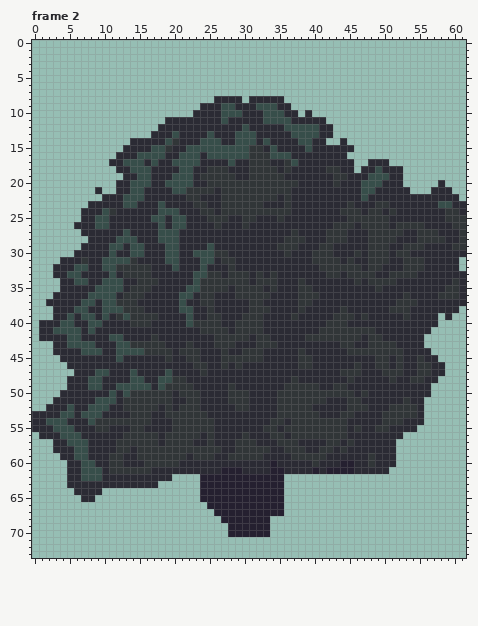
Pixel-art file -- resources/asesprite/Tree Oak Render.aseprite. The picture above was drawn from the file before the commit.
62x74 pixels, 6 frames. Pixels under 10% opacity are left out. Colours within 5 levels of each other are drawn and written as one. Shown: frame 2. The commit also changed other frames, which this record leaves out.
After:
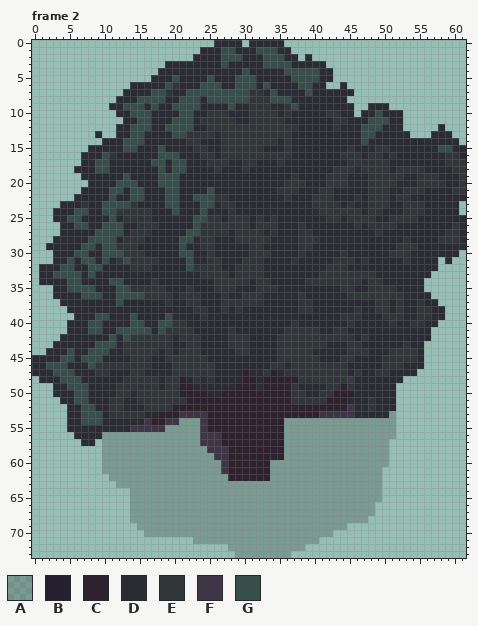
Palette (. is transparent): A #00000030  B #252030  C #2e222f  D #2b2b34  E #313638  F #3e3546  G #374e4a
The edit:
layer "Flattened" added
layer "Bottom" removed
Changed rows in their new state; - is an unchanged pixel.
Frame 2:
first column x 0:
 0 --------------------------DDDD-DDDDD--------------------------
 1 ------------------------DDDGGDDDGGGDD-------------------------
 2 -----------------------DDDDGGGDDDGGGDD-D----------------------
 3 -------------------DDDDDDDDGDDDDDGGGGDDDDD--------------------
 4 ------------------DDDDDDDDDDDDGDDDDDGGGGGDD-------------------
 5 -----------------DDDGDDDDGDDDGGGDDDDDGGGGDD-------------------
 6 --------------DDDDDGEDDDGGGDDGGGDGDDDDGGDD--D-----------------
 7 -------------DDDDGGEDDGGGGGGGGGEEDGDDDDGDDDDDD----------------
 8 ------------DDDGGGGDDGGGDGGGGGGEEEGGGDDDDDDDD-----------------
 9 -----------DDGGGDGDDGGGG---D---EEED-EGDDDDDDDD--DDD-----------
10 ------------DDGGGDDDDGG--EEEDD-EEEEDE-D-DDEEDD-DDGDDD---------
11 -------------DDGGDD-GGG-EEEEE--EEEEED-----DEEDDDGGGDD---------
12 ------------DDGGGD-GGGG--EEEEEEEEEEEEEDDD--EDDDGGGDDD-----D---
13 ---------D--DDGGD----GEEEE-EEEEEEEEEEDDDD--DDDDGGDDDDD---DDD--
14 ----------DDDGGG---DD-EEDDDEEEEEEEE-E-DD--DD-DDGDDDDDDDDDDDDD-
15 --------DDDDDGG--D-D--DEEDDEEEE---D-E--D-----EDDDEEDDDDDDDGGDD
16 -------DDDGE---DDD-GGDDDEEDEEEE---EEE-------EEEDEEDEDDDDDDDEED
17 -------DDGG--DDD--G---DD-EEED-E-DD-EDD-------EEEEEEDDDDDDDDEEE
18 ------DDDGGD--DDD-G-G-D--D-D--EDDDD-D-----D-EEDEEEE-EEEEDDDDEE
19 -------DDDDDDG-DD-GG-DD-DDDDD--DDDDD-E----E-----EEEEEDDEEEDDDE
20 --------DDDDGG-DD-G--DD--DDDDDDDDDDD--E---E-E--DEEEE-DDEEEEDDE
21 -------DD-DGG------G-DDDDG-DDDDDDDD--E---EE----DEEE--EEED---EE
22 ------DDDD-G-D-----GG-DGGGE-DDDDDDD-----EEE---EDEEE-EE-------D
23 ----DDDE--GGG-E---DGG--DGG---DDDD---D---EEEE----E----EEE--DD-.
24 ---DDDGG---GEEEEE-DD----GD-D-DDDDDDDD----EEE-------D-EEE---DD.
25 ---DDGG--DDG-EEEEDD-DD-GG--DEE-DE-ED------EE-----DDEEEE----DDD
26 ----DDGG-D-GG--EEED-DD-GEE-EEE--EEE---E----DDDED---EDDDD-----D
27 ----DDD--GGGGDEEE-DDD-GGEEEE-EEEE-E--DEE--DDD---D-DDD--DDD-EED
28 ---DDDDDGGGGDEEE--DDDGG-EE---EEEEE--DD-EE-DDD---DDDD-E-DDD-EED
29 --DDDDDGG-G-EEED---DDG--EE-----EE--DDDEE-DD-----DDD-E--D----DD
30 ---DDDGG--G-GEEE---DDGGDDEDD---EEE--D-E-DDD-E-D-DDDE---------.
31 ---D-G-GG--DE--EEE-DD-G-DEEDD-EEE----E--DDD-E--EDDD---DD--.-.-
32 -DD-GGDDGGDDDD------D-GEEEE-DEEEE--------D---DD-DD---DDD--...-
33 -DDGG---G--D-DDDD------DE--ED--E--D------E--E------DDDD--.....
34 -DDD-G-D--D----DD------DDD--------D---DEEEEEEE----DD----......
35 ---D-GGGGDDD-G---EE---EDDD--EDDD-E----DD----EE--E-EE----......
36 -------G--DDGGGGEEEE-EEEDD-E-D---D-----DD----EEEEEEEED---.....
37 --..---DD-DDGDD----E-DEEDD-EEEE------------------EE--DDE--....
38 ---..-DD--DDDDDD-----DDEED-E-E-DDD-----E----D-E--EED-D-EE--..-
39 ---...-DDG--DDGDDD-G--D-EDD---DDD----D-----D--ED--EEED-EE-D.--
40 -....D--------GGD-GGEEDDDDD--DDDD----E----DDDE-----E--EE------
41 -....DD--G--GGGGG-GEEEE-DDDDEDDDD---EEEEEDD--DDDD-------------
42 -...-DD-----DGEEE-EE-EEE--DD----DD-EEEE-------DEDD------D-----
43 -----DDDDGGGDE-----E---E--DD-EE-DDDEEEEEEE--D-E-DDDD-E--------
44 --D--G-D--G-DEEE--D--------D-E-DD--EEE-E--------DDD--EE-.-----
45 DDDDGG-GGG--D-EEE---EE--E--DDDDDD--EEE--E---EE---D-E-EED..----
46 DDGGG---GEEEEEEEE---EEE--E-D-D----EE-E--EEEEE-D--D-E---D...---
47 DDDGGG---EE---EE---DEEEE-E----C--EC-EEEEEEEE-D---E-DD--....---
48 -DDDGGG-DD---EEEEEDE-C-E-E----CC-CCCCCEEEEEEEF-----D-.....----
49 ---DDGGGDD--EEEEEED--CC-----DCCC-CCCC-DDD-E-CE------.....-----
50 ---D--GG---DEED-----ECCCC--CCCCCCCCCC--DD--CCC-D----.....-----
51 ---.--GG-DDEEDD-----EECCCCCCCCCCCCCCC-----CCCDD-E---....------
52 --...D-G-DDEEDDD--E-CCCCCCCCCCCCCCCCCCCCCCCCCFDDE--D....------
53 .....D-----EEE--D-CCCFFFFCCCCCCCCCCCCCCCCFFFFF----DA....------
54 .....--G-GDDDDDDFCCFFAAAFCCCCCCCCCCCAAAAAAAAAAAAAAAA....------
55 .....D---DD---FFFFFAAAAAFCCCCCCCCCCCAAAAAAAAAAAAAAAA...-------
56 -.....D---AAAAAAAAAAAAAAFFFCCCCCCCCCAAAAAAAAAAAAAAAA.---------
57 ---....D-.AAAAAAAAAAAAAAFFFCCCCCCCCCAAAAAAAAAAAAAAA.----------
58 ---.......AAAAAAAAAAAAAAAFFFCCCCCCCCAAAAAAAAAAAAAAA.----------
59 ----......AAAAAAAAAAAAAAAAFFCCCCCCCCAAAAAAAAAAAAAAA.----------
60 -----.....AAAAAAAAAAAAAAAAAFCCCCCCAAAAAAAAAAAAAAAAA.----------
61 -----.....AAAAAAAAAAAAAAAAAFCCCCCCAAAAAAAAAAAAAAAA.-----------
62 -----......AAAAAAAAAAAAAAAAACCCCCCAAAAAAAAAAAAAAAA------------
63 -----.......AAAAAAAAAAAAAAAAAAAAAAAAAAAAAAAAAAAAAA------------
64 ------....----AAAAAAAAAAAAAAAAAAAAAAAAAAAAAAAAAAAA------------
65 -------..-----AAAAAAAAAAAAAAAAAAAAAAAAAAAAAAAAAAAA------------
66 --------------AAAAAAAAAAAAAAAAAAAAAAAAAAAAAAAAAAA-------------
67 --------------AAAAAAAAAAAAAAAAAAAAAAAAAAAAAAAAAAA-------------
68 --------------AAAAAAAAAAAAAAAAAAAAAAAAAAAAAAAAAA--------------
69 ---------------AAAAAAAAAAAAAAAAAAAAAAAAAAAAAA-----------------
70 ----------------AAAAAAAAAAAAAAAAAAAAAAAAAAA-------------------
71 -----------------------AAAAAAAAAAAAAAAAAA---------------------
72 ----------------------------AAAAAAAAAAA-----------------------
73 -----------------------------AAAAAAAA-------------------------
Boxes around the changes in both pictures, in picture pixels (x1, y1, x2, y2):
changed: (32, 40, 466, 558)
